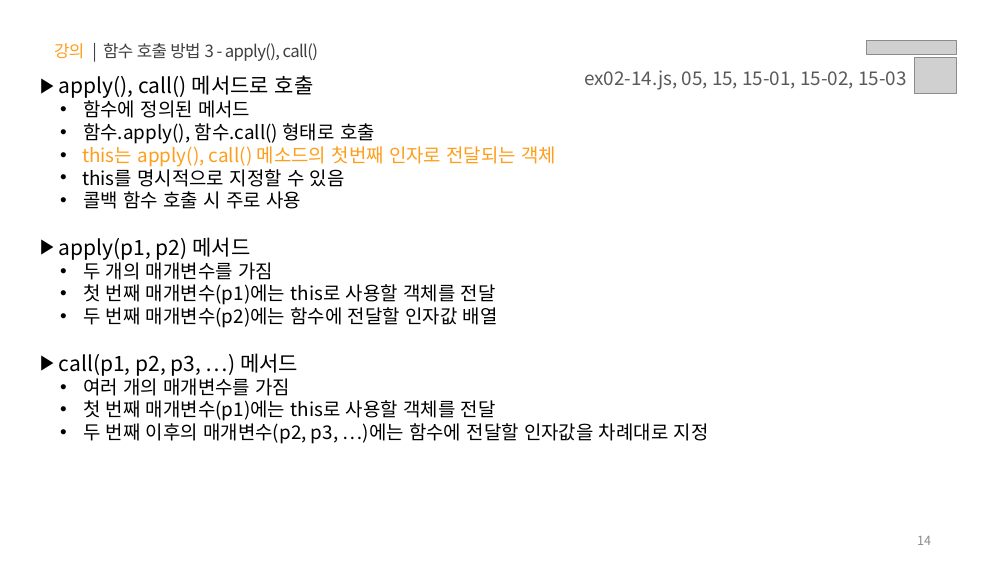
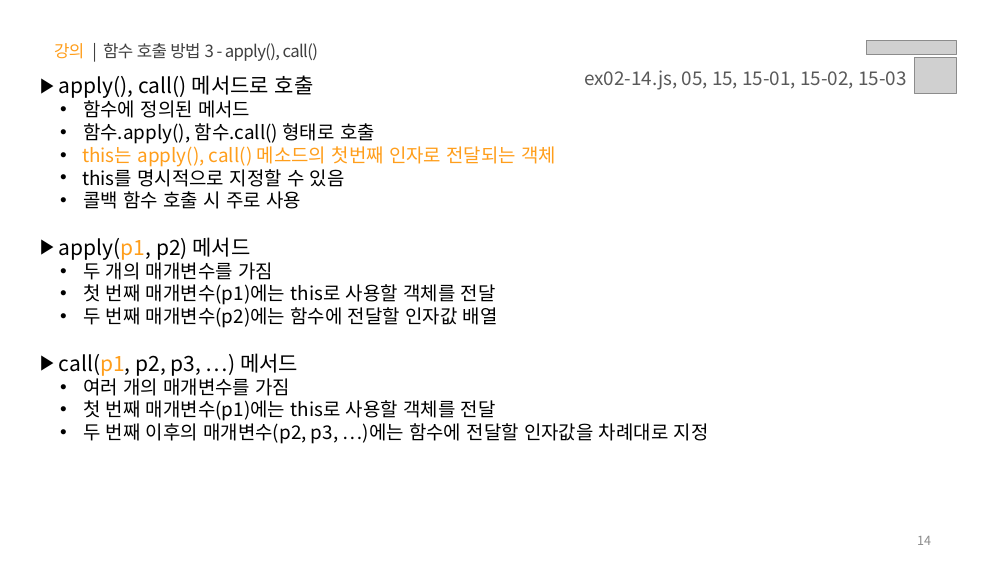
Before and after one commit to s-ja/lion_plus, a slide deck: slide 14 of PPT/02.자바스크립트 - 함수.pptx. Drawn at 1008x567 pixels with LibreOffice and Linux fonts; fonts in the diff are those of the drawing; grey boxes stand for pictures. Boxes give left, top, right and bottom in pixels: in the first picture for what was removed or moved away, otherwise in the second. Text is boxed around its words. In the diff, an @@ line names an element or a change of style, - is before the commit and + after.

```diff
--- a/PPT/02.자바스크립트 - 함수.pptx
+++ b/PPT/02.자바스크립트 - 함수.pptx
@@ text at [59,237,298,376]: text colour #000000 to #FF9E1B in "apply(p1,", "call(p1," @@
```
